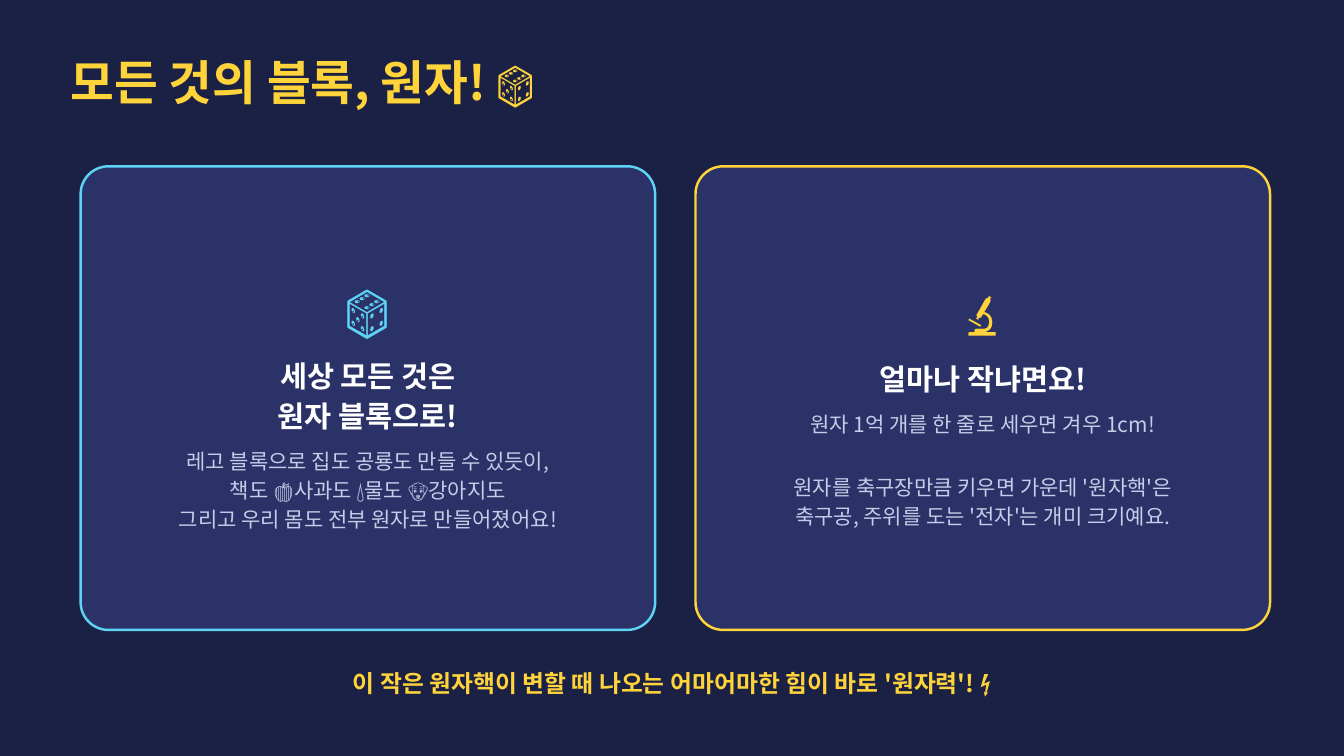
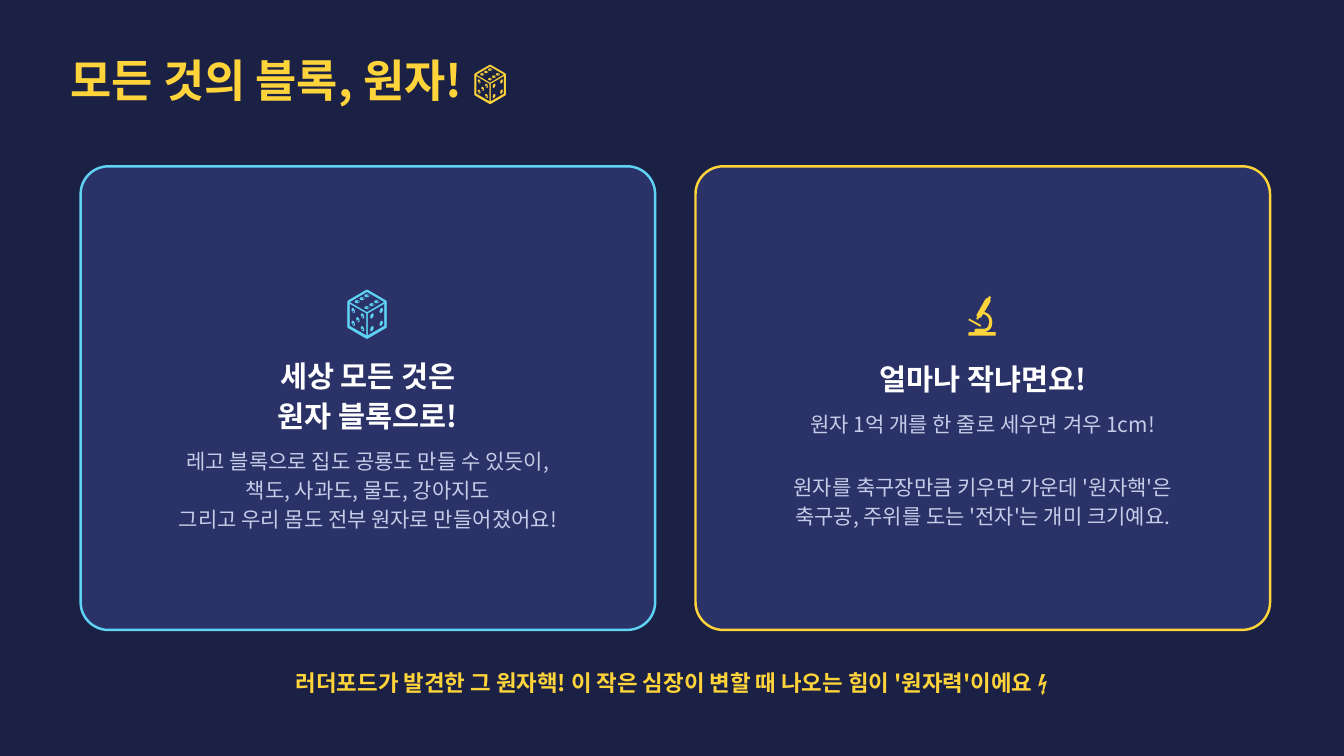
Before and after one commit to parksang-jun/ecture-materials, a slide deck: slide 20 of 강의자료/1일 어린이 연구원_초등 3-4학년용.pptx (slide 9 before the commit). Drawn at 1344x756 pixels with LibreOffice and Linux fonts; fonts in the diff are those of the drawing. Boxes give left, top, right and bottom in pixels: in the first picture for what was removed or moved away, otherwise in the second. Text is boxed around its words. In the diff, an @@ line names an element or a change of style, - is before the commit and + after.

```diff
--- a/강의자료/1일 어린이 연구원_초등 3-4학년용.pptx
+++ b/강의자료/1일 어린이 연구원_초등 3-4학년용.pptx
@@ text "모든 것의 블록, 원자! 🎲" at <box>71,59,462,107</box>: size 34 to 32 pt @@
@@ text in rounded rectangle at <box>179,451,557,529</box>: text changed @@
-레고 블록으로 집도 공룡도 만들 수 있듯이,
-책도 🍎사과도 💧물도 🐶강아지도
-그리고 우리 몸도 전부 원자로 만들어졌어요!
+레고 블록으로 집도 공룡도 만들 수 있듯이,
+책도, 사과도, 물도, 강아지도
+그리고 우리 몸도 전부 원자로 만들어졌어요!
@@ text at <box>296,672,1032,693</box>: text changed; size 17 to 16 pt @@
-이 작은 원자핵이 변할 때 나오는 어마어마한 힘이 바로 '원자력'! ⚡
+러더포드가 발견한 그 원자핵! 이 작은 심장이 변할 때 나오는 힘이 '원자력'이에요 ⚡
```
Also in this commit, not shown: 28 other slides changed, 14 slides added, 2 slides removed, 4 other files.
